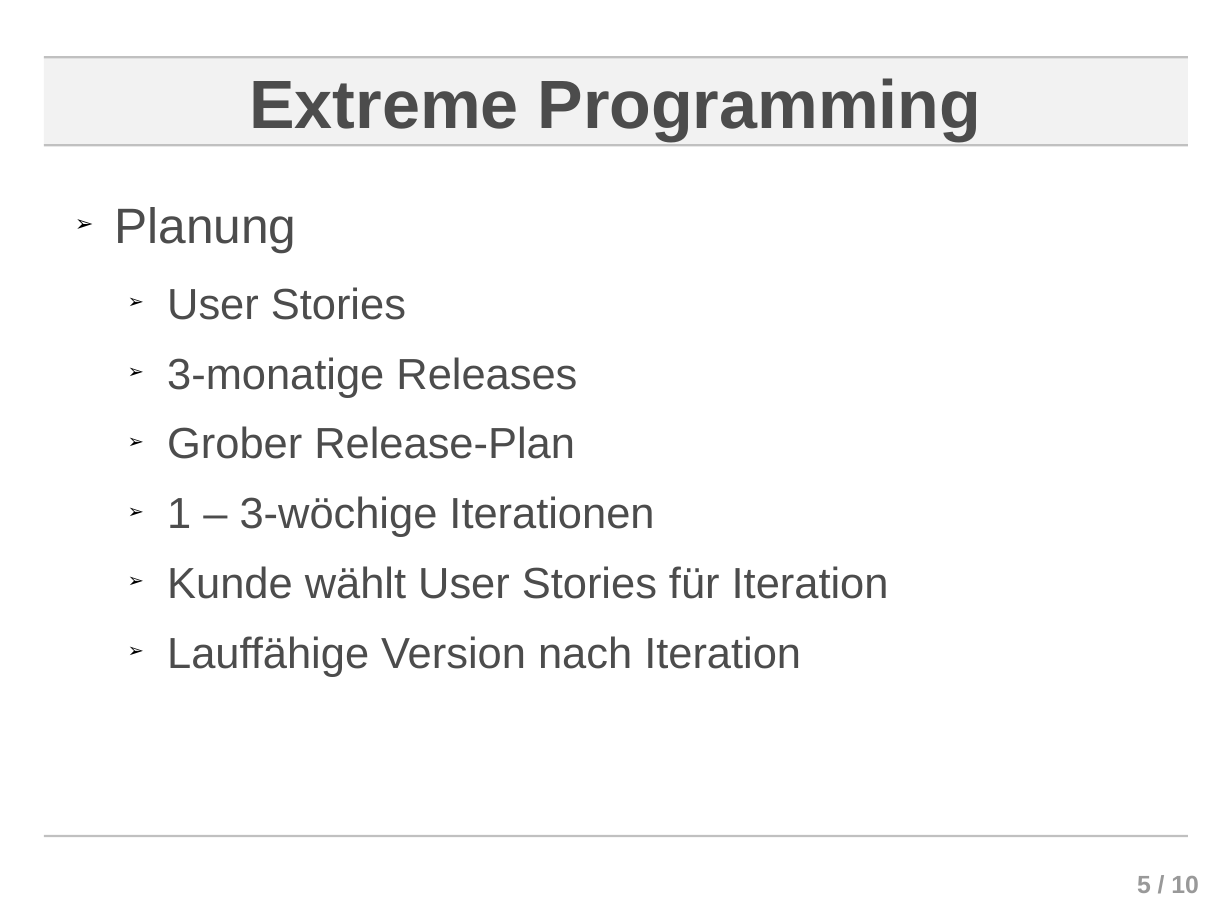
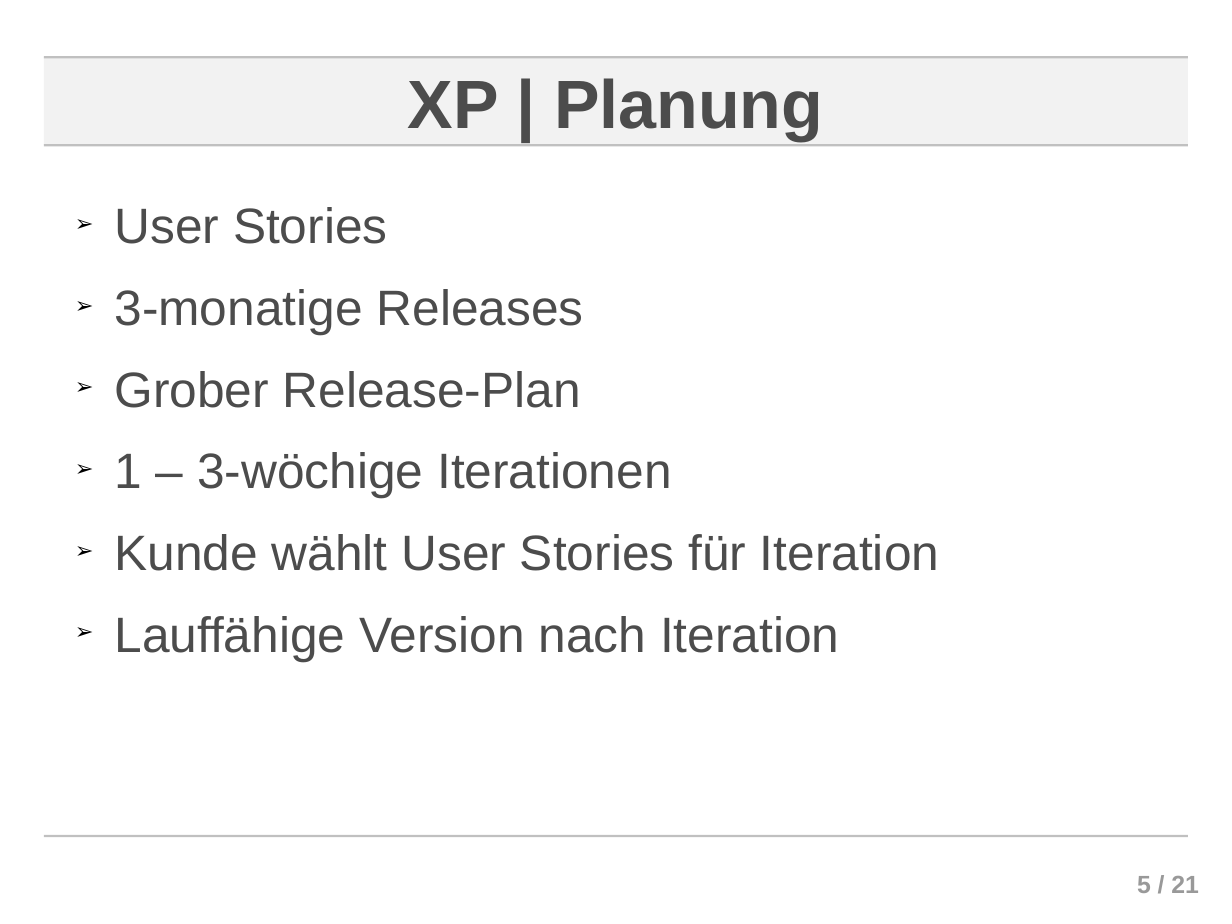
Before and after one commit to ChornHulio/sweSeminar, a slide deck: slide 5 of presentation/Agile Softwareentwicklung.odp. Drawn at 1232x924 pixels with LibreOffice and Linux fonts; fonts in the diff are those of the drawing; background and template pictures are left out. Boxes give left, top, right and bottom in pixels: in the first picture for what was removed or moved away, otherwise in the second. Text is boxed around its words. In the diff, an @@ line names an element or a change of style, - is before the commit and + after.

```diff
--- a/presentation/Agile Softwareentwicklung.odp
+++ b/presentation/Agile Softwareentwicklung.odp
@@ title at (x1=408, y1=78, x2=823, y2=140): text changed @@
-Extreme Programming
+XP | Planung
@@ text "User Stories" at (x1=114, y1=207, x2=939, y2=661): size 28 to 32 pt; list level 2 to 1 in "User Stories"; list level 2 to 1 in "3-monatige Releases"; list level 2 to 1 in "Grober Release-Plan"; list level 2 to 1 in "1 – 3-wöchige Iterationen"; list level 2 to 1 in "Kunde wählt User Stories für ..."; list level 2 to 1 in "Lauffähige Version nach Iteration" @@
@@ text at (x1=114, y1=207, x2=296, y2=253): paragraph removed @@
-➢ Planung
@@ page number at (x1=1137, y1=876, x2=1199, y2=893): text changed @@
-5 / 10
+5 / 21
```
Also in this commit, not shown: 3 other slides changed, 12 slides added, 1 slide removed, 4 other files.
